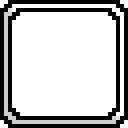
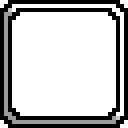
Layers edited between the first and the second 128x128 image:
"bgs #1": opacity 20% → 40%, painted on it over left=4, top=8, right=120, bottom=124
